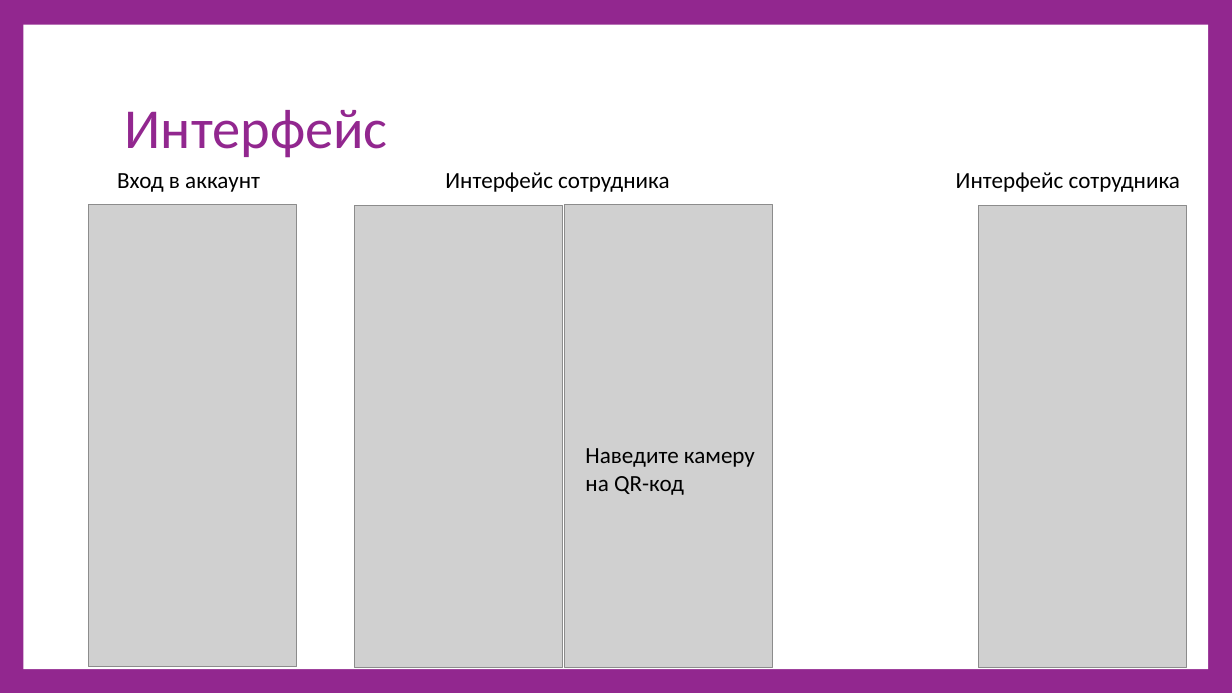
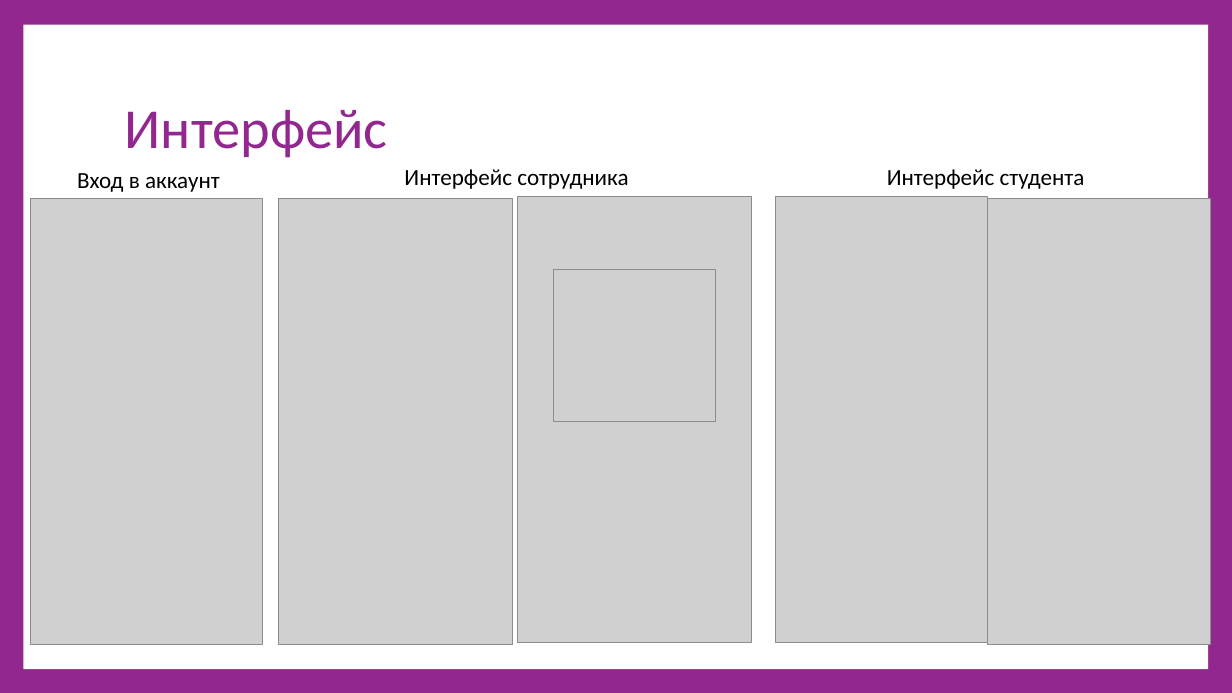
Before and after one commit to bakatwink/STOLOVKA, a slide deck: slide 8 of Система учета для столовых.pptx. Drawn at 1232x693 pixels with LibreOffice and Linux fonts; fonts in the diff are those of the drawing; grey boxes stand for pictures. Boxes give left, top, right and bottom in pixels: in the first picture for what was removed or moved away, otherwise in the second. Text is boxed around its words. In the diff, an @@ line names an element or a change of style, - is before the commit and + after.

```diff
--- a/Система учета для столовых.pptx
+++ b/Система учета для столовых.pptx
@@ text "Вход в аккаунт": place and size @@
-text "Вход в аккаунт" at [117, 173, 260, 192]
+text "Вход в аккаунт" at [77, 173, 220, 192]
@@ text "Интерфейс сотрудника": place and size @@
-text "Интерфейс сотрудника" at [445, 172, 669, 192]
+text "Интерфейс сотрудника" at [404, 169, 628, 189]
@@ text at [887, 169, 1085, 189]: text changed @@
-Интерфейс сотрудника
+Интерфейс студента
@@ picture: place and size @@
-picture at [89, 204, 297, 667]
+picture at [30, 199, 262, 644]
@@ picture: place and size @@
-picture at [355, 205, 563, 668]
+picture at [278, 198, 512, 644]
@@ picture: place and size @@
-picture at [565, 204, 773, 667]
+picture at [518, 197, 751, 643]
@@ picture added at [775, 196, 988, 643] @@
@@ picture: place and size @@
-picture at [979, 205, 1187, 668]
+picture at [987, 198, 1210, 644]
@@ picture added at [554, 270, 716, 421] @@
@@ text removed at [585, 448, 755, 495] @@
-Наведите камеру
-на QR-код
```
Also in this commit, not shown: 4 other slides changed, 2 other files.
